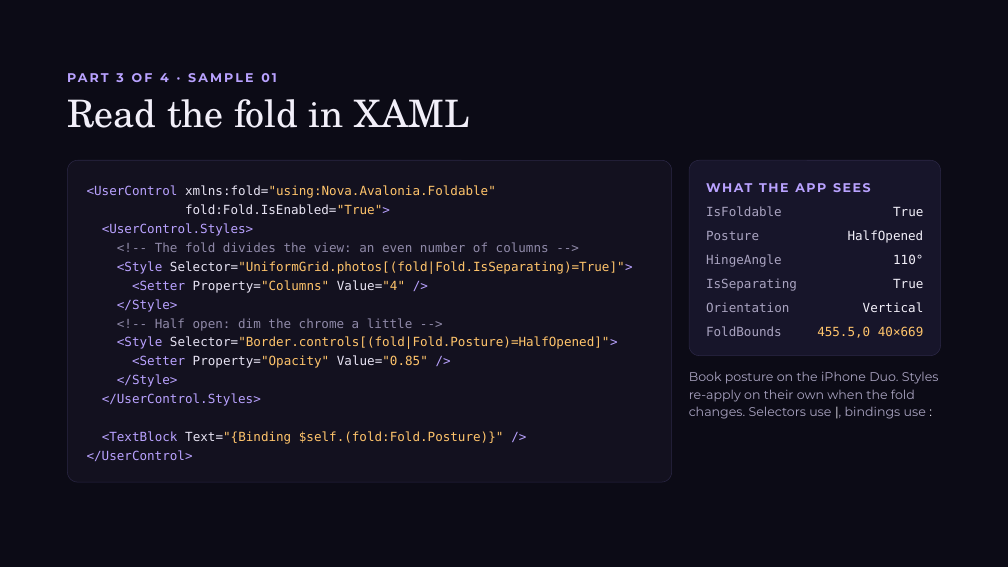
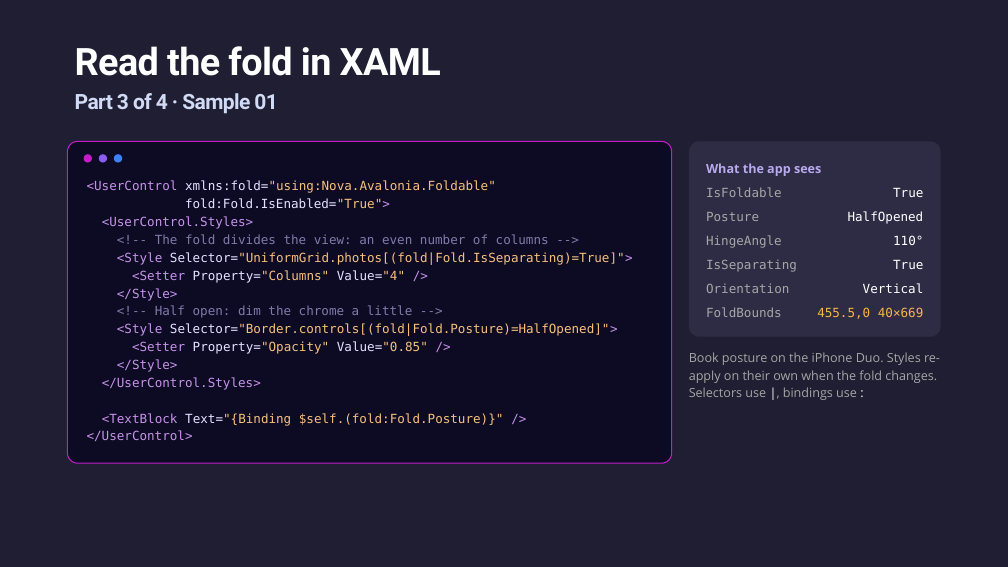
Before and after one commit to jsuarezruiz/dotnetconf2026-avalonia-foldables, a slide deck: slide 13 of Unfold Your UI Foldable Apps with .NET and Avalonia.pptx (slide 12 before the commit). Drawn at 1008x567 pixels with LibreOffice and Linux fonts; fonts in the diff are those of the drawing. Boxes give left, top, right and bottom in pixels: in the first picture for what was removed or moved away, otherwise in the second. Text is boxed around its words. In the diff, an @@ line names an element or a change of style, - is before the commit and + after.

```diff
--- a/Unfold Your UI Foldable Apps with .NET and Avalonia.pptx
+++ b/Unfold Your UI Foldable Apps with .NET and Avalonia.pptx
@@ background #0C0B16 to #1F1E32 @@
@@ title "Read the fold in XAML": place and size @@
-title "Read the fold in XAML" at (67, 99, 469, 128)
+title "Read the fold in XAML" at (75, 46, 441, 76)
@@ title "Read the fold in XAML" at (75, 46, 441, 76): font TeX Gyre Schola to Roboto, text colour #F2EFF9 to #FEFFFE, letter spacing 0 to -0.6 pt, bold on; line spacing 39.6pt to 34pt @@
@@ text at (75, 93, 278, 114): text changed; size 12 to 20 pt; font Montserrat to Roboto; text colour #B9A2FF to gradient #D2DBF5 to #8A95B6 @@
-PART 3 OF 4 · SAMPLE 01
+Part 3 of 4 · Sample 01
@@ rounded rectangle "<UserControl xmlns:fold="using:Nova.Avalonia.Foldable"" at (67, 141, 671, 464): text colour #B9A2FF to #C792EA in "<UserControl", "fold:Fold.IsEnabled="True">", "<UserControl.Styles>", "<Style Selector="UniformGrid.photos[(fold|Fold.IsSeparating) ..." and 8 more places; text colour #E7E3F3 to #E6E1FF, text colour #FFC46B to #F7C07A in "xmlns:fold="using:Nova.Avalonia.Foldable"", "fold:Fold.IsEnabled="True">", "Selector="UniformGrid.photos[(fold|Fold.IsSeparating)=True]" ...", "Property="Columns" Value="4"" and 3 more places; text colour #8F89A8 to #7F7AA8 in "<!-- The fold divides the view: an ...", "<!-- Half open: dim the chrome a ..."; line spacing 18pt to 17pt; fill #13111F to #0D0B24; outline #2B2745 0.5 pt to #512BD4 1 pt @@
@@ 13 texts, 2 rounded rectangles: place and size @@
-13 texts, 2 rounded rectangles at (67, 160, 941, 482)
+13 texts, 2 rounded rectangles at (67, 141, 941, 464)
@@ rounded rectangle at (689, 141, 941, 337): fill #17152A to #B9AAEE at 10% opacity; outline #2B2745 0.5 pt to none @@
@@ ellipse added at (84, 154, 92, 163), fill #C21DC6 @@
@@ ellipse added at (99, 154, 107, 163), fill #8B5CF6 @@
@@ ellipse added at (114, 154, 123, 163), fill #3B82F6 @@
@@ text at (706, 163, 821, 176): text changed; font Montserrat to Open Sans; text colour #B9A2FF to #B9AAEE @@
-WHAT THE APP SEES
+What the app sees
@@ text colour #A9A3C0 to #A5A6A6 in 6 elements at (706, 187, 782, 197), (706, 212, 759, 221), (706, 235, 782, 248), (706, 283, 789, 293), (706, 307, 782, 317), (706, 259, 797, 272) @@
@@ text colour #F2EFF9 to #FFFFFF in 5 elements at (893, 188, 923, 197), (848, 211, 924, 224), (893, 235, 923, 245), (893, 260, 923, 269), (863, 283, 924, 293) @@
@@ text "455.5,0 40×669" at (817, 307, 923, 319): text colour #FFC46B to #F7B548 @@
@@ text "Book posture on the iPhone ..." at (689, 352, 940, 400): font Montserrat to Open Sans, text colour #A9A3C0 to #A5A6A6; text colour #F2EFF9 to #FFFFFF in "|, :" @@
```
Also in this commit, not shown: 26 other slides changed, 2 slides added, 1 slide removed, 1 other file.
